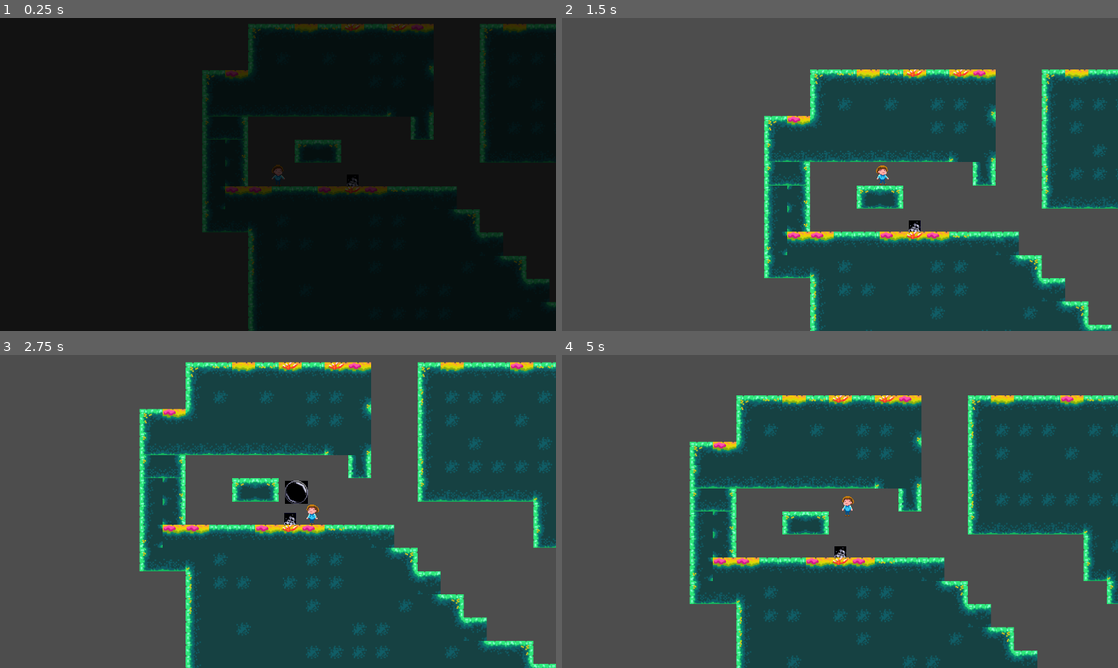
Above: before the commit, frames 1-4 (two rows, left to right).
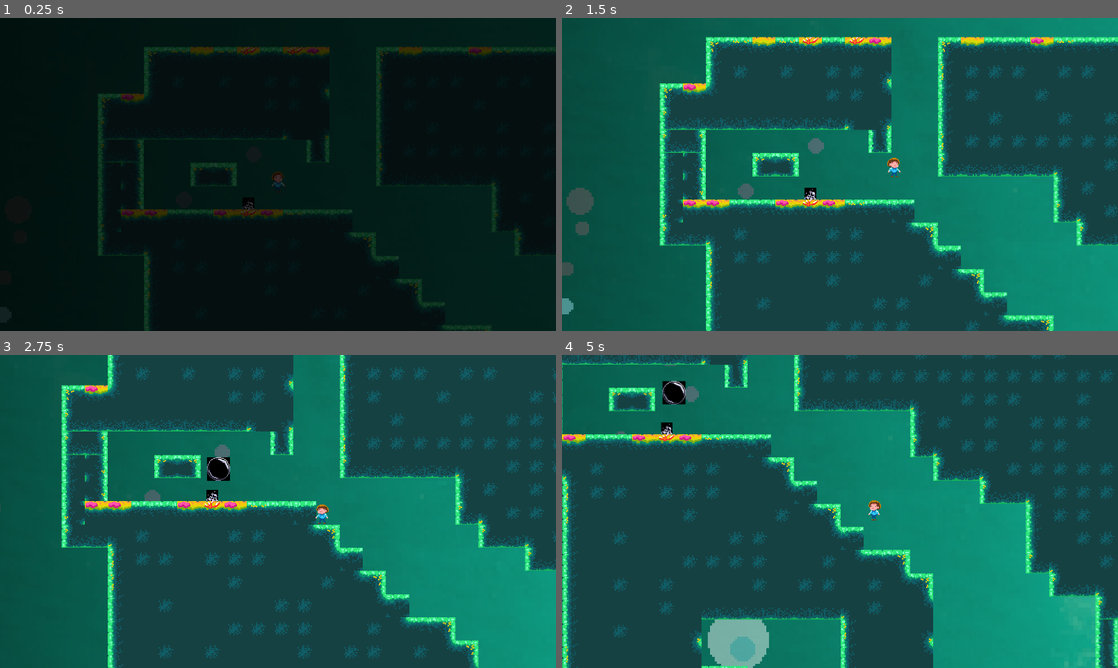
Above: after the commit, the same moments.

Repository: Gaulent/MJW19-BubbleScape
Game: Godot game, scene res://scenes/main_game.tscn
Same seed, same stepped clock (60 frames per second), same inputs: the game is played once before the commit and once after it.
Inputs:
- Up to frame 1 (0.25 s): no input
- Up to frame 2 (1.5 s): hold D (move_right) from 0.53 s (still down); tap Space (jump) at 0.6, 0.77, 1.07, 1.35 s
- Up to frame 3 (2.75 s): tap Space (jump) at 1.52, 1.82, 2.1 s; release D (move_right) at 2.03 s; hold A (move_left) from 2.03 s (still down)
- Up to frame 4 (5 s): release A (move_left) at 2.78 s; hold D (move_right) 2.78-4.28 s; tap Space (jump) at 2.85, 3.02, 3.32, 3.6, 3.77, 4.07, 4.35, 4.52, 4.82 s; hold A (move_left) from 4.28 s (still down)

The runs differ from the first frame. In frame 1, 7.5% of the frame differs, in the area x 17-100%, y 1-100%; in frame 2, 82%, in the area x 0-100%, y 0-100%; in frame 3, 72%; in frame 4, 81%.

Commit message:
Mecanicamente mas o menos completo

Diff:
--- a/project.godot
+++ b/project.godot
@@ -32,16 +32,21 @@
 move_left={
 "deadzone": 0.5,
 "events": [Object(InputEventKey,"resource_local_to_scene":false,"resource_name":"","device":-1,"window_id":0,"alt_press …(191 unchanged characters)…
+, Object(InputEventJoypadButton,"resource_local_to_scene":false,"resource_name":"","device":-1,"button_index":13,"pressure":0.0,"pressed":true,"script":null)
+, Object(InputEventJoypadMotion,"resource_local_to_scene":false,"resource_name":"","device":-1,"axis":0,"axis_value":-1.0,"script":null)
 ]
 }
 move_right={
 "deadzone": 0.5,
 "events": [Object(InputEventKey,"resource_local_to_scene":false,"resource_name":"","device":-1,"window_id":0,"alt_press …(192 unchanged characters)…
+, Object(InputEventJoypadButton,"resource_local_to_scene":false,"resource_name":"","device":-1,"button_index":14,"pressure":0.0,"pressed":true,"script":null)
+, Object(InputEventJoypadMotion,"resource_local_to_scene":false,"resource_name":"","device":-1,"axis":0,"axis_value":1.0,"script":null)
 ]
 }
 jump={
 "deadzone": 0.5,
 "events": [Object(InputEventKey,"resource_local_to_scene":false,"resource_name":"","device":-1,"window_id":0,"alt_press …(191 unchanged characters)…
+, Object(InputEventJoypadButton,"resource_local_to_scene":false,"resource_name":"","device":-1,"button_index":0,"pressure":0.0,"pressed":true,"script":null)
 ]
 }
 
--- a/scenes/bubble.tscn
+++ b/scenes/bubble.tscn
@@ -26,6 +26,7 @@
 script = ExtResource("1_65f5k")
 
 [node name="AnimatedSprite2D" type="AnimatedSprite2D" parent="."]
+texture_filter = 1
 sprite_frames = SubResource("SpriteFrames_puq4y")
 
 [node name="CollisionShape2D" type="CollisionShape2D" parent="."]
--- a/scenes/bubble_spawn_point.tscn
+++ b/scenes/bubble_spawn_point.tscn
@@ -39,6 +39,7 @@
 bubble_scene = ExtResource("2_atvko")
 
 [node name="Sprite2D" type="AnimatedSprite2D" parent="."]
+texture_filter = 1
 sprite_frames = SubResource("SpriteFrames_tt7ne")
 autoplay = "default"
 frame_progress = 0.160998
--- a/scenes/main_game.tscn
+++ b/scenes/main_game.tscn
@@ -1,6 +1,7 @@
-[gd_scene load_steps=23 format=4 uid="uid://bjpu7nnp0ohhu"]
+[gd_scene load_steps=26 format=4 uid="uid://bjpu7nnp0ohhu"]
 
 [ext_resource type="Texture2D" uid="uid://cmff2yw881eua" path="res://assets/tiles/SPA_Rock_Grass_Water.png" id="1_b7tsn"]
+[ext_resource type="Texture2D" uid="uid://ct3776tonok8j" path="res://assets/fondo_juego_copia.png" id="1_h4m7y"]
 [ext_resource type="Texture2D" uid="uid://l41t3o2hk8c6" path="res://assets/Sonic_the_Hedgehog_-_Labyrinth_Zone_Act_1.png" id="1_hm2gc"]
 [ext_resource type="Script" path="res://scripts/player.gd" id="2_48rla"]
 [ext_resource type="Script" path="res://scripts/lung_label.gd" id="4_obu7r"]
@@ -9,6 +10,7 @@
 [ext_resource type="PackedScene" uid="uid://60p4bprhkomn" path="res://scenes/bubble_spawn_point.tscn" id="7_ru8vf"]
 [ext_resource type="AudioStream" uid="uid://cbtksf8prlwar" path="res://assets/player/517759__danlucaz__game-fx-2.mp3" id="7_vkwmo"]
 [ext_resource type="Texture2D" uid="uid://b6tfvo1t4ptmg" path="res://assets/player/naufrago_v2_caminando.png" id="8_chy3c"]
+[ext_resource type="Script" path="res://scripts/shredder.gd" id="11_7buy8"]
 
 [sub_resource type="ShaderMaterial" id="ShaderMaterial_w53rh"]
 shader = ExtResource("5_58agx")
@@ -355,10 +357,22 @@
 "speed": 8.0
 }]
 
+[sub_resource type="RectangleShape2D" id="RectangleShape2D_xo4g8"]
+size = Vector2(3538, 327)
+
 [node name="MainGame" type="Node2D"]
 
+[node name="Parallax2D" type="Parallax2D" parent="."]
+scroll_scale = Vector2(0.87, 0.87)
+
+[node name="Sprite2D" type="Sprite2D" parent="Parallax2D"]
+texture_filter = 1
+position = Vector2(1014, 783)
+scale = Vector2(3.115, 3.115)
+texture = ExtResource("1_h4m7y")
+
 [node name="Camera2D" type="Camera2D" parent="."]
-position = Vector2(41, 208)
+position = Vector2(185, 171)
 zoom = Vector2(2.5, 2.5)
 position_smoothing_enabled = true
 drag_horizontal_enabled = true
@@ -380,14 +394,16 @@
 texture = ExtResource("1_hm2gc")
 
 [node name="TileMapLayer" type="TileMapLayer" parent="."]
+texture_filter = 1
 tile_map_data = PackedByteArray("AAAHAAQAAQAEAAIAAAAHAAMAAQAAAAQAAAAHAAIAAQAAAAUAAAAHAAEAAQAAAAQAAAAHAAAAAQACAAEAAAAGAA …(38432 unchanged characters)…
 tile_set = SubResource("TileSet_n7nxq")
 
 [node name="Player" type="CharacterBody2D" parent="."]
-position = Vector2(41, 208)
+position = Vector2(185, 171)
 collision_layer = 3
 collision_mask = 3
 script = ExtResource("2_48rla")
+JUMP_VELOCITY = -320.0
 dead_player_scene = ExtResource("6_by7fh")
 
 [node name="CollisionShape2D" type="CollisionShape2D" parent="Player"]
@@ -423,3 +439,12 @@
 
 [node name="RemoteTransform2D" type="RemoteTransform2D" parent="Player"]
 remote_path = NodePath("../../Camera2D")
+
+[node name="Shredder" type="Area2D" parent="."]
+position = Vector2(1004, -466)
+collision_layer = 0
+collision_mask = 4
+script = ExtResource("11_7buy8")
+
+[node name="CollisionShape2D" type="CollisionShape2D" parent="Shredder"]
+shape = SubResource("RectangleShape2D_xo4g8")
--- a/scripts/bubble.gd
+++ b/scripts/bubble.gd
@@ -6,7 +6,6 @@
 func _ready() -> void:
 	var start: float =  position.x
 	var end: float = position.x + 10
-	print(start)
 	var tween:= create_tween().set_loops()
 	tween.tween_property(self, "position:x", end, 1).from(start).set_trans(Tween.TRANS_SINE)
 	tween.tween_property(self, "position:x", start, 1).from(end).set_trans(Tween.TRANS_SINE)
--- a/scripts/lung_label.gd
+++ b/scripts/lung_label.gd
@@ -6,7 +6,6 @@
 
 
 func alter_vignette():
-	print("testing")
 	var tween: Tween = create_tween()
 	tween.tween_property(shader.material, "shader_parameter/intensity", 0.2, 0.25).set_trans(Tween.TRANS_SINE)
 	tween.tween_property(shader.material, "shader_parameter/intensity", 0, 0.25).set_trans(Tween.TRANS_SINE)
--- a/scripts/player.gd
+++ b/scripts/player.gd
@@ -21,6 +21,9 @@
 	# Handle jump.
 	if Input.is_action_just_pressed("jump") and is_on_floor():
 		velocity.y = JUMP_VELOCITY
+
+	if Input.is_action_just_released("jump") and not is_on_floor() and velocity.y < 0:
+		velocity.y = velocity.y/2
 
 	# Get the input direction and handle the movement/deceleration.
 	# As good practice, you should replace UI actions with custom gameplay actions.
--- /dev/null
+++ b/scripts/shredder.gd
@@ -0,0 +1,12 @@
+extends Area2D
+
+
+# Called when the node enters the scene tree for the first time.
+func _ready() -> void:
+	area_entered.connect(destroy_bubble)
+
+
+
+# Called every frame. 'delta' is the elapsed time since the previous frame.
+func destroy_bubble(node2d:Area2D) -> void:
+	node2d.queue_free()
Binary file added: assets/fondo_juego_copia.png
Not shown, added: assets/fondo_juego_copia.png.import
